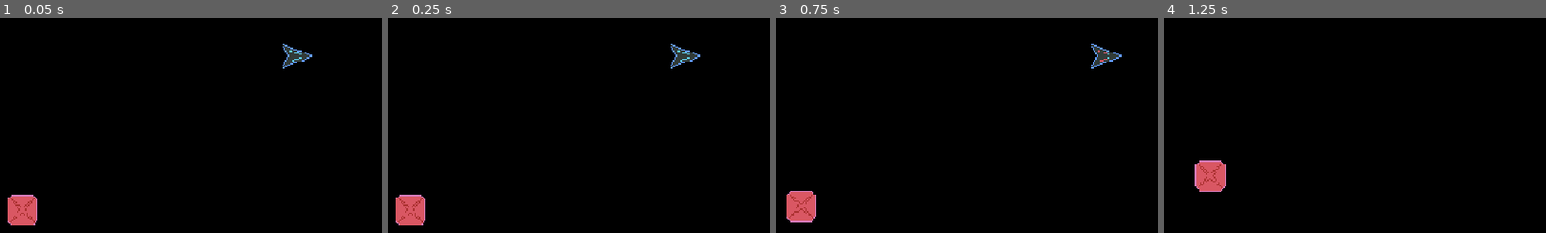
Above: before the commit, frames 1-4 (left to right).
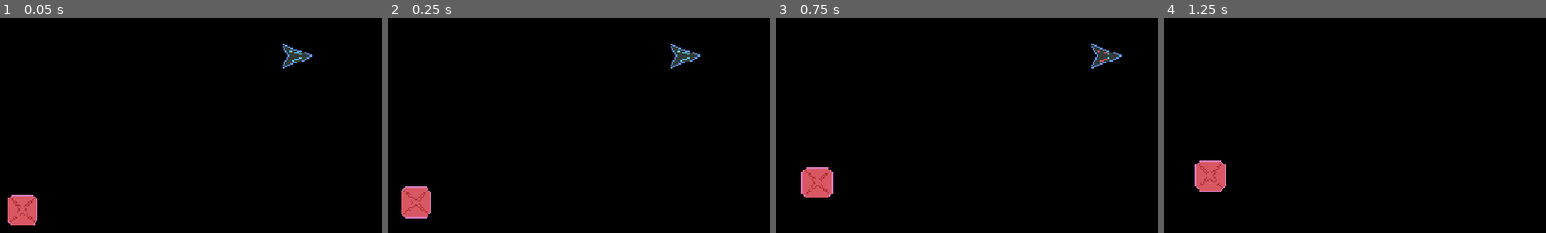
Above: after the commit, the same moments.

Repository: LitaDev-nsfw/Vector
Game: Godot game, scene res://Scenes/game.tscn
Two runs of this game, one before a commit and one after it. Both use one fixed random seed, a clock stepped at 60 frames per second and the inputs below.
Inputs:
- Up to frame 1 (0.05 s): no input
- Up to frame 2 (0.25 s): no input
- Up to frame 3 (0.75 s): hold D (move_right) from 0.53 s (still down); tap Down (aim_down) at 0.6 s
- Up to frame 4 (1.25 s): keep holding D (move_right)
The pictures show only the part of the screen within x 10-60%, y 38-88%; the shares and areas given below are measured in that part.

Frame 1 is identical in both runs. In frame 2, 1.1% of the frame differs, in the area x 2-12%, y 78-97%; in frame 3, 2.1%, in the area x 2-15%, y 69-96%; in frame 4, nothing differs.

Commit message:
Line of Sight Module

Diff:
--- a/Data/Scripts/States/Enemy States/idle_stationary.gd
+++ b/Data/Scripts/States/Enemy States/idle_stationary.gd
@@ -1,6 +1,9 @@
 extends State
 
 @export var detection_hitbox: Area2D
+@export var line_of_sight: RayCast2D
+
+@onready var player: Player = get_tree().get_first_node_in_group("Player")
 
 
 func begin_state():
@@ -8,6 +11,11 @@
 
 func update(_delta: float):
 	#print(detection_hitbox)
+	if line_of_sight:
+		line_of_sight.target_position = line_of_sight.global_position - player.global_position
+		line_of_sight.force_raycast_update()
+		if not line_of_sight.get_collider() is Player:
+			return
 	if detection_hitbox:
 		if !detection_hitbox.has_overlapping_bodies():
 			return
--- a/Data/Scripts/States/Enemy States/idle_wander.gd
+++ b/Data/Scripts/States/Enemy States/idle_wander.gd
@@ -1,6 +1,7 @@
 extends State
 
 @export var detection_hitbox: Area2D
+@export var line_of_sight: RayCast2D
 @export var wander_radius: float
 @export var wander_cooldown: float = 1.0
 
@@ -9,6 +10,7 @@
 var starting_position: Vector2
 var previous_position: Vector2
 
+@onready var player: Player = get_tree().get_first_node_in_group("Player")
 @onready var state_owner: Enemy = get_parent().get_parent()
 
 
@@ -46,12 +48,17 @@
 	if detection_hitbox:
 		if !detection_hitbox.has_overlapping_bodies():
 			return
-		var player: Player
+		var player_found = false
 		for body in detection_hitbox.get_overlapping_bodies():
 			if body is Player:
-				player = body
+				player_found = true
 				break
-		if !player: return
+		if !player_found: return
+	if line_of_sight:
+		line_of_sight.target_position = line_of_sight.global_position - player.global_position
+		line_of_sight.force_raycast_update()
+		if not line_of_sight.get_collider() is Player:
+			return
 	#print("test")
 	if state_machine.states.has("chase"):
 		state_machine.change_state("chase")
--- a/Data/Scripts/States/Enemy States/shoot_stationary.gd
+++ b/Data/Scripts/States/Enemy States/shoot_stationary.gd
@@ -5,9 +5,10 @@
 @export var attack_delay_timer: Timer
 @export var attack_windup_timer: Timer
 @export var attack_windup: float = 1.0
-
+@export var line_of_sight: RayCast2D
 
 @onready var owner_node: Enemy = get_parent().get_parent()
+@onready var player: Player = get_tree().get_first_node_in_group("Player")
 
 func begin_state():
 	if attack_windup_timer:
@@ -16,21 +17,24 @@
 func update(_delta: float):
 	if G.halt_actions or owner_node.frozen:
 		return
-	var player: Player
 	if detection_area:
 		if !detection_area.has_overlapping_bodies():
 			state_machine.change_state("idle")
+		var player_found = false
 		for body in detection_area.get_overlapping_bodies():
 			if body is Player:
-				player = body
+				player_found = true
 				break
-		if !player:
+		if !player_found:
+			state_machine.change_state("idle")
+	if line_of_sight:
+		line_of_sight.target_position = line_of_sight.global_position - player.global_position
+		line_of_sight.force_raycast_update()
+		if not line_of_sight.get_collider() is Player:
 			state_machine.change_state("idle")
 	if !attack_delay_timer.is_stopped():
 		return
 	if attack_windup_timer and !attack_windup_timer.is_stopped():
 		return
-	if !player:
-		player = get_tree().get_first_node_in_group("Player")
 	owner_node.shoot(player)
 	attack_delay_timer.start(owner_node.attack_delay)
--- a/Data/Scripts/States/Enemy States/shoot_wander.gd
+++ b/Data/Scripts/States/Enemy States/shoot_wander.gd
@@ -4,6 +4,7 @@
 
 
 @export var detection_area: Area2D
+@export var line_of_sight: RayCast2D
 @export var attack_delay_timer: Timer
 
 @export var wander_radius: float
@@ -15,7 +16,7 @@
 var previous_position: Vector2
 
 @onready var owner_node: Enemy = get_parent().get_parent()
-
+@onready var player: Player = get_tree().get_first_node_in_group("Player")
 
 func begin_state():
 	starting_position = owner_node.global_position
@@ -49,19 +50,22 @@
 		owner_node.move_and_slide()
 
 
-	var player: Player
 	if detection_area:
 		if !detection_area.has_overlapping_bodies():
 			state_machine.change_state("idle")
+		var player_found = false
 		for body in detection_area.get_overlapping_bodies():
 			if body is Player:
-				player = body
+				player_found = body
 				break
-		if !player:
+		if !player_found:
+			state_machine.change_state("idle")
+	if line_of_sight:
+		line_of_sight.target_position = line_of_sight.global_position - player.global_position
+		line_of_sight.force_raycast_update()
+		if not line_of_sight.get_collider() is Player:
 			state_machine.change_state("idle")
 	if !attack_delay_timer.is_stopped():
 		return
-	if !player:
-		player = get_tree().get_first_node_in_group("Player")
 	owner_node.shoot(player)
 	attack_delay_timer.start(owner_node.attack_delay)
--- a/Scenes/Enemies/minigun.tscn
+++ b/Scenes/Enemies/minigun.tscn
@@ -19,18 +19,17 @@
 [node name="StateMachine" parent="." index="3" unique_id=206549298 node_paths=PackedStringArray("default_state")]
 default_state = NodePath("Idle")
 
-[node name="Idle" type="Node" parent="StateMachine" index="0" unique_id=1849034000 node_paths=PackedStringArray("detection_hitbox")]
+[node name="Idle" type="Node" parent="StateMachine" index="0" unique_id=1849034000]
 script = ExtResource("2_tb6m1")
-detection_hitbox = NodePath("../../DetectionHitbox")
 wander_radius = 40.0
 wander_cooldown = 3.0
 metadata/_custom_type_script = "uid://4yulkrqdi05f"
 
-[node name="Attack" type="Node" parent="StateMachine" index="1" unique_id=1973823447 node_paths=PackedStringArray("detection_area", "attack_delay_timer", "attack_windup_timer")]
+[node name="Attack" type="Node" parent="StateMachine" index="1" unique_id=1973823447 node_paths=PackedStringArray("attack_delay_timer", "attack_windup_timer", "line_of_sight")]
 script = ExtResource("3_0m51w")
-detection_area = NodePath("../../DetectionHitbox")
 attack_delay_timer = NodePath("../../AttackDelay")
 attack_windup_timer = NodePath("../../AttackWindup")
+line_of_sight = NodePath("../../LineOfSight")
 metadata/_custom_type_script = "uid://4yulkrqdi05f"
 
 [node name="CollisionShape2D" type="CollisionShape2D" parent="DetectionHitbox" parent_id_path=PackedInt32Array(187940754) index="0" unique_id=21574777]
--- a/Scenes/Enemies/wanderer.tscn
+++ b/Scenes/Enemies/wanderer.tscn
@@ -18,10 +18,11 @@
 wander_radius = 75.0
 metadata/_custom_type_script = "uid://4yulkrqdi05f"
 
-[node name="Attack" type="Node" parent="StateMachine" index="1" unique_id=647964090 node_paths=PackedStringArray("detection_area", "attack_delay_timer")]
+[node name="Attack" type="Node" parent="StateMachine" index="1" unique_id=647964090 node_paths=PackedStringArray("detection_area", "attack_delay_timer", "line_of_sight")]
 script = ExtResource("3_88r02")
 detection_area = NodePath("../../DetectionHitbox")
 attack_delay_timer = NodePath("../../AttackDelay")
+line_of_sight = NodePath("../../LineOfSight")
 metadata/_custom_type_script = "uid://4yulkrqdi05f"
 
 [node name="Sprite" parent="." index="4" unique_id=1151198309]
--- a/Scenes/enemy.tscn
+++ b/Scenes/enemy.tscn
@@ -161,3 +161,5 @@
 [node name="DetectionHitbox" type="Area2D" parent="." unique_id=187940754]
 collision_layer = 0
 collision_mask = 2
+
+[node name="LineOfSight" type="RayCast2D" parent="." unique_id=357936683]
Not shown: 1 places in Scenes/Enemies/fast_sentry.tscn that only renumber resources
